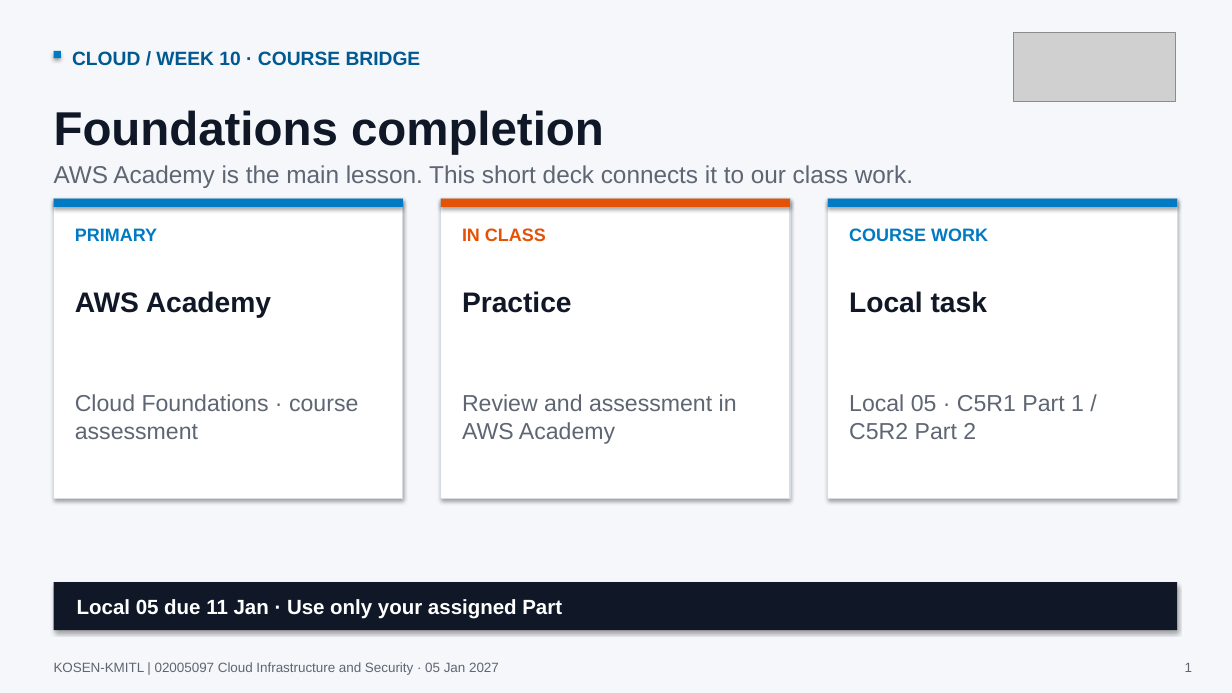
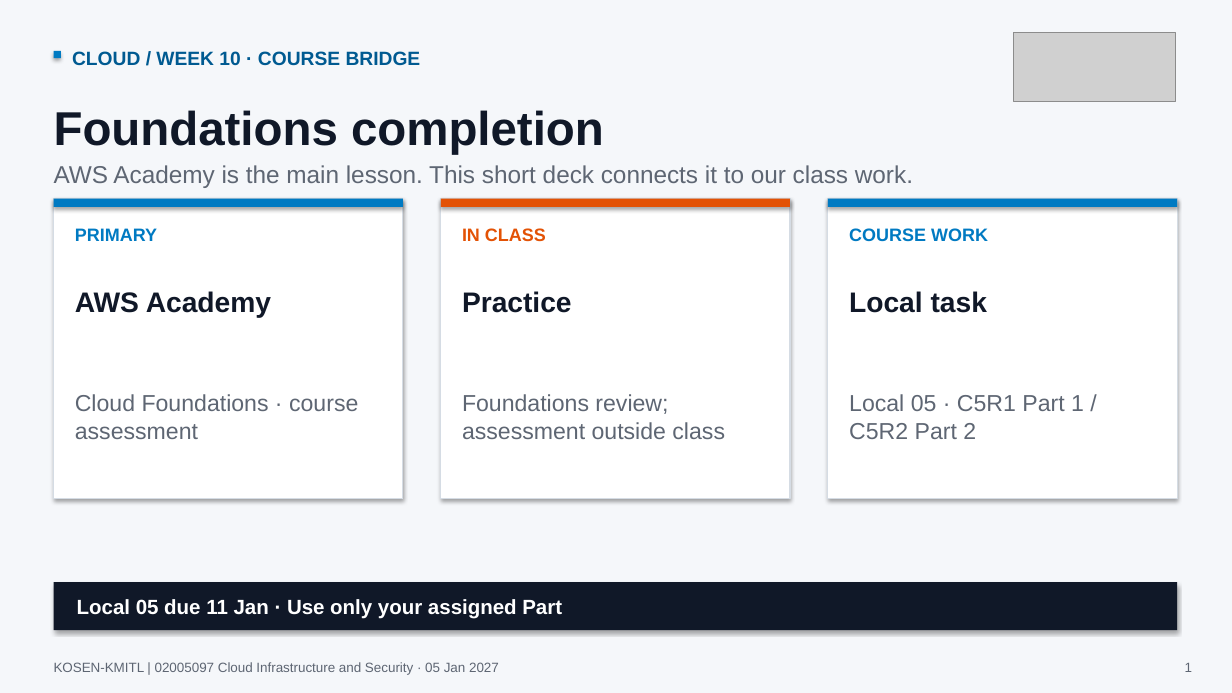
Before and after one commit to nutthakorn7/cloud-infrastructure-security, a slide deck: slide 1 of slides/weekly-bridges/output/Week10_Cloud_Course_Bridge.pptx. Drawn at 1232x693 pixels with LibreOffice and Linux fonts; fonts in the diff are those of the drawing; grey boxes stand for pictures. Boxes give left, top, right and bottom in pixels: in the first picture for what was removed or moved away, otherwise in the second. Text is boxed around its words. In the diff, an @@ line names an element or a change of style, - is before the commit and + after.

Commit message:
Clarify Week 10 assessment takes place outside class

```diff
--- a/slides/weekly-bridges/output/Week10_Cloud_Course_Bridge.pptx
+++ b/slides/weekly-bridges/output/Week10_Cloud_Course_Bridge.pptx
@@ text at [462, 394, 725, 439]: text changed @@
-Review and assessment in AWS Academy
+Foundations review; assessment outside class
```
Also in this commit, not shown: 2 other files.
